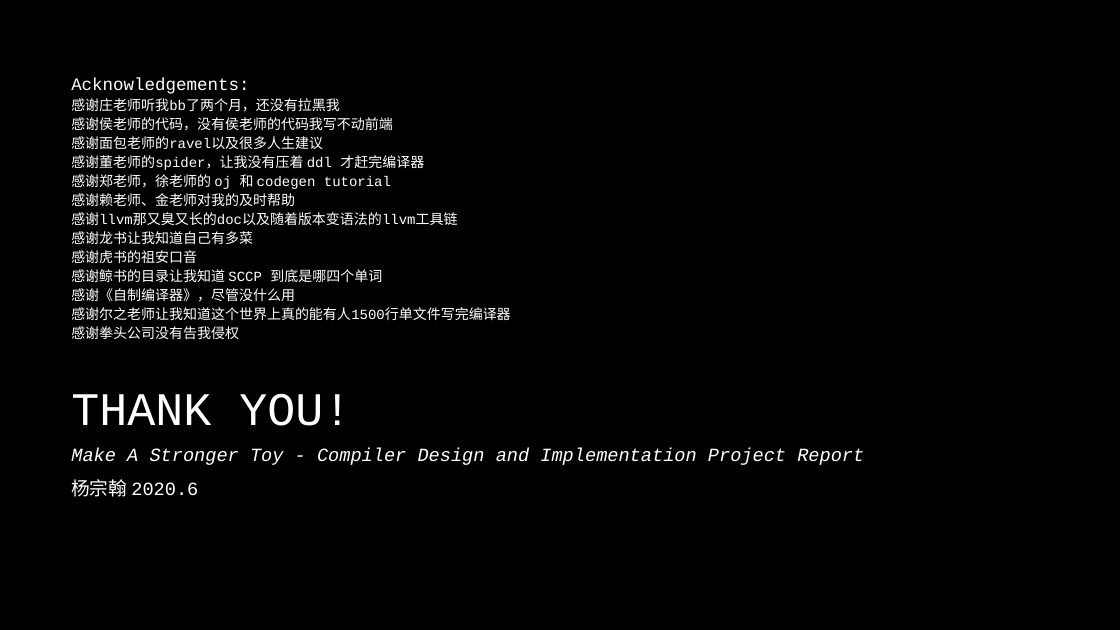
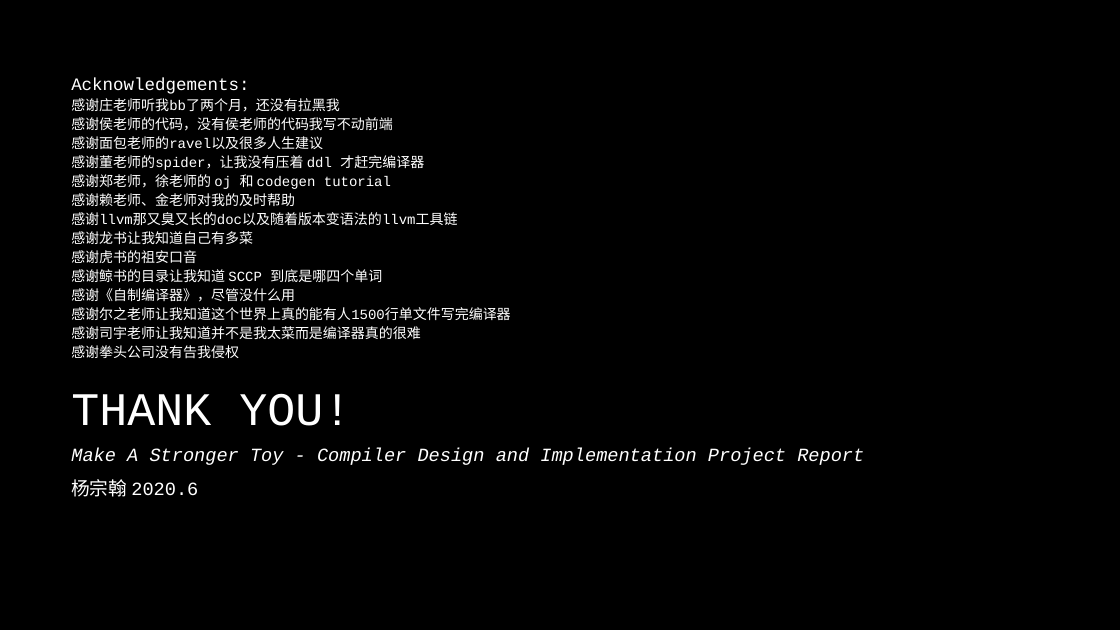
Before and after one commit to fstqwq/Call-Of-The-Forge-God, a slide deck: slide 36 of CompilerReport.pptx (slide 34 before the commit). Drawn at 1120x630 pixels with LibreOffice and Linux fonts; fonts in the diff are those of the drawing; background and template pictures are left out. Boxes give left, top, right and bottom in pixels: in the first picture for what was removed or moved away, otherwise in the second. Text is boxed around its words. In the diff, an @@ line names an element or a change of style, - is before the commit and + after.

```diff
--- a/CompilerReport.pptx
+++ b/CompilerReport.pptx
@@ text at <box>71,326,421,339</box>: paragraph added @@
+感谢司宇老师让我知道并不是我太菜而是编译器真的很难
```
Also in this commit, not shown: 2 other slides changed, 3 slides added, 1 slide removed.
